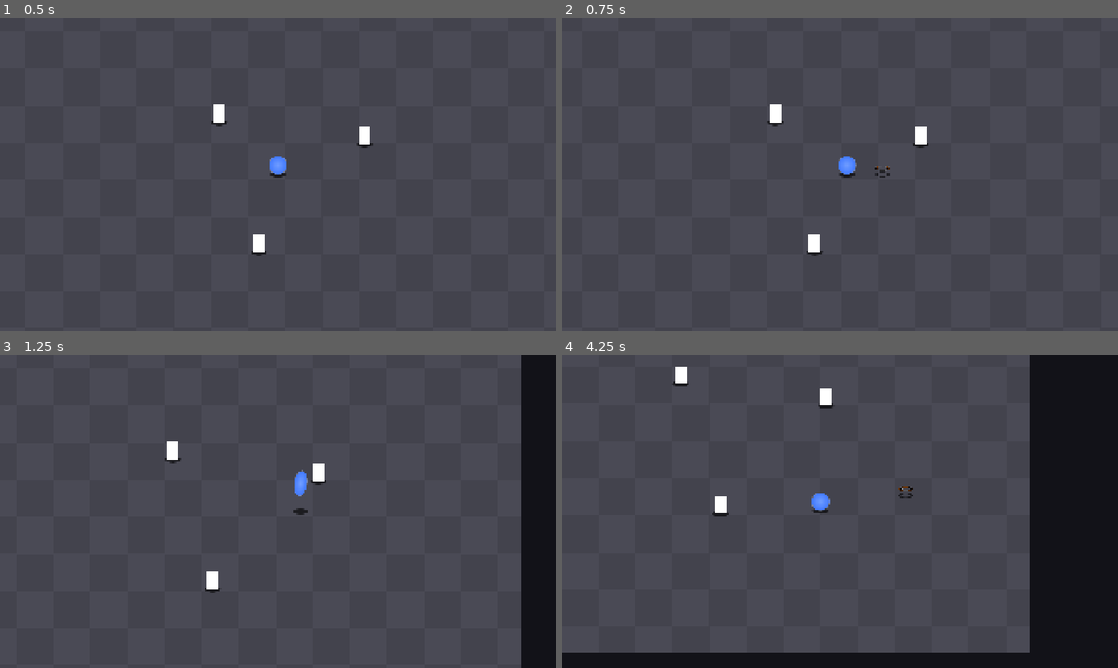
Above: before the commit, frames 1-4 (two rows, left to right).
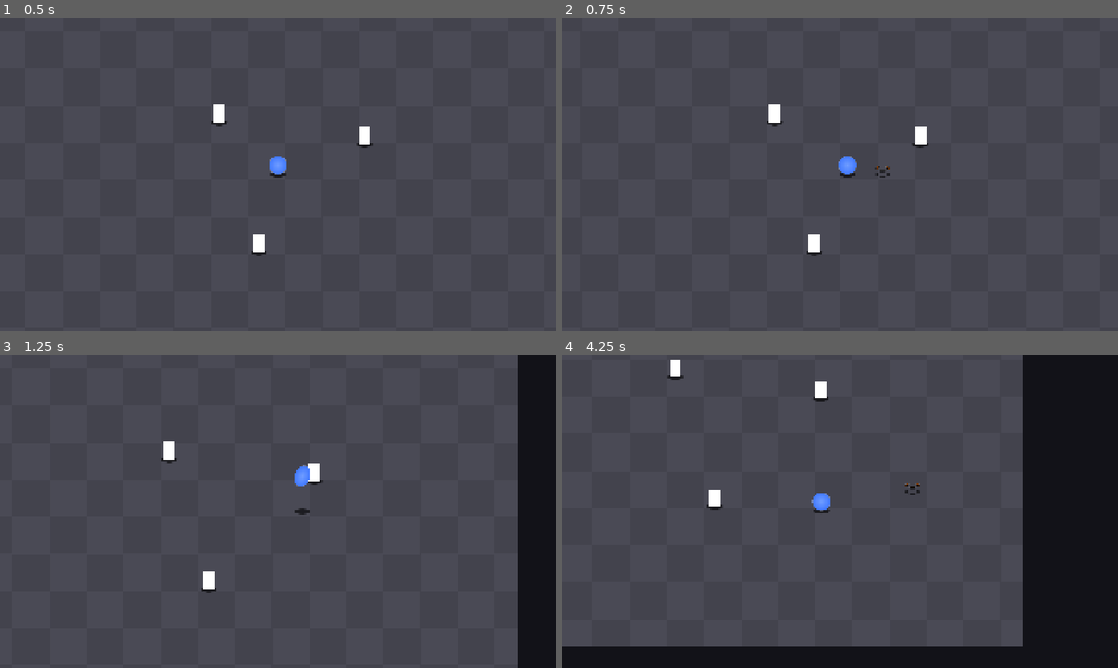
Above: after the commit, the same moments.

Repository: Lucarni-Lucas/entrega-boss-lucarni-lucas
Game: Godot game, scene res://scenes/arena.tscn
Two runs of this game, one before a commit and one after it. Both use one fixed random seed, a clock stepped at 60 frames per second and the inputs below.
Inputs:
- Up to frame 1 (0.5 s): no input
- Up to frame 2 (0.75 s): tap Enter at 0.5 s; hold D (mover_derecha) from 0.53 s (still down); tap Z (boomerang) at 0.6 s
- Up to frame 3 (1.25 s): keep holding D (mover_derecha); tap X (dive) at 0.8 s
- Up to frame 4 (4.25 s): release D (mover_derecha) at 1.28 s; hold S (mover_abajo) 1.28-2.03 s; tap X (dive) at 1.35, 3.8 s; tap Space (ground_pound) at 1.55, 2.1 s; hold D (mover_derecha) 2.03-2.78 s; tap C (slash) at 2.3, 2.85 s; hold W (mover_arriba) 2.78-3.53 s; tap Z (boomerang) at 3.05, 3.6 s; hold A (mover_izquierda) from 3.53 s (still down)

Frame 1 is identical in both runs. In frame 2, less than 0.1% of the frame differs, in the area x 36-64%, y 27-75%; in frame 3, 1.1%; in frame 4, 3.6%, in the area x 0-85%, y 0-96%.

Commit message:
abstraigo funcionalidades a clase abstracta verboExclusivo

Diff:
--- a/entrega-boss-lucarni-lucas/scenes/boomerang/boomerang.gd
+++ b/entrega-boss-lucarni-lucas/scenes/boomerang/boomerang.gd
@@ -27,23 +27,7 @@
 @onready var _destello: Sprite2D = $Sprite/Destello
 @onready var _destello2: Sprite2D = $Sprite/Destello2
 @onready var _detector: Area2D = $DetectorJugador
-
-
-func _ready() -> void:
-	body_entered.connect(_on_body_entered)
-
-
-func _on_body_entered(cuerpo: Node2D) -> void:
-	if _fase == Fase.IDA:
-		_cambiar_fase(Fase.FLOTANDO)
-
-
-func lanzar(duenio: Player, direccion: Vector2) -> void:
-	_duenio = duenio
-	params = duenio.params
-	_direccion = direccion
-	z = duenio.z
-	global_position = duenio.global_position
+@onready var _offset_sprite: Vector2 = _sprite.position
 
 
 func _physics_process(delta: float) -> void:
@@ -55,11 +39,23 @@
 		Fase.VUELTA:
 			_volver(delta)
 	_angulo += giro * delta
-	_destello.z_index = -1 if sin(_angulo) < 0.0 else 1
 	_ubicar_destello(_destello, _angulo)
 	_ubicar_destello(_destello2, _angulo + PI)
-	_sprite.position.y = -z - 16
+	_sprite.position.y = _offset_sprite.y - z
 	_shadow.actualizar(z, params)
+
+
+func _on_body_entered(_cuerpo: Node2D) -> void:
+	if _fase == Fase.IDA:
+		_cambiar_fase(Fase.FLOTANDO)
+
+
+func lanzar(duenio: Player, direccion: Vector2) -> void:
+	_duenio = duenio
+	params = duenio.params
+	_direccion = direccion
+	z = duenio.z
+	global_position = duenio.global_position
 
 
 func _avanzar(delta: float) -> void:
--- a/entrega-boss-lucarni-lucas/scenes/boomerang/boomerang.tscn
+++ b/entrega-boss-lucarni-lucas/scenes/boomerang/boomerang.tscn
@@ -90,6 +90,7 @@
 script = ExtResource("2_38jis")
 
 [node name="Sprite" type="Node2D" parent="." unique_id=1640168229]
+position = Vector2(0, -16)
 
 [node name="Chispas" type="GPUParticles2D" parent="Sprite" unique_id=1518386694]
 position = Vector2(0, -6)
@@ -113,3 +114,5 @@
 
 [node name="CollisionPolygon2D" type="CollisionPolygon2D" parent="Hitbox" unique_id=394508236]
 polygon = PackedVector2Array(0, 24, 0, 24, 0, 24)
+
+[connection signal="body_entered" from="." to="." method="_on_body_entered"]
--- a/entrega-boss-lucarni-lucas/scenes/player/boomerang.gd
+++ b/entrega-boss-lucarni-lucas/scenes/player/boomerang.gd
@@ -1,13 +1,18 @@
-extends Node
+extends VerboExclusivo
 
 signal lanzo
 
-const estado := Player.Estado.THROW
-const _ESCENA := preload("res://scenes/boomerang/boomerang.tscn")
+
 const _INTERRUMPIBLES := [Player.Estado.GROUND_POUND, Player.Estado.DIVE]
+
+@export var _ESCENA: PackedScene
 
 var _tiempo_recuperacion := 0.0
 var _proyectil: Boomerang
+
+
+func estado() -> Player.Estado:
+	return Player.Estado.THROW
 
 
 func procesar_fisica(player: Player, delta: float) -> void:
@@ -29,8 +34,8 @@
 	return player.tiene_boomerang
 
 
-func puede_interrumpir(otro: Node) -> bool:
-	return otro.estado in _INTERRUMPIBLES
+func puede_interrumpir(otro: VerboExclusivo) -> bool:
+	return otro.estado() in _INTERRUMPIBLES
 
 
 func activar(player: Player) -> void:
--- a/entrega-boss-lucarni-lucas/scenes/player/dive.gd
+++ b/entrega-boss-lucarni-lucas/scenes/player/dive.gd
@@ -1,11 +1,14 @@
-extends Node
+extends VerboExclusivo
 
 signal termino(posicion: Vector2)
 
-const estado := Player.Estado.DIVE
 const _INTERRUMPIBLES := [Player.Estado.GROUND_POUND, Player.Estado.THROW]
 
 var _direccion := Vector2.ZERO
+
+
+func estado() -> Player.Estado:
+	return Player.Estado.DIVE
 
 
 func procesar_fisica(player: Player, _delta: float) -> void:
@@ -19,12 +22,8 @@
 	return [Player.Estado.EN_AIRE, Player.Estado.GROUND_POUND, Player.Estado.THROW]
 
 
-func esta_disponible(_player: Player) -> bool:
-	return true
-
-
-func puede_interrumpir(otro: Node) -> bool:
-	return otro.estado in _INTERRUMPIBLES
+func puede_interrumpir(otro: VerboExclusivo) -> bool:
+	return otro.estado() in _INTERRUMPIBLES
 
 
 func activar(player: Player) -> void:
--- a/entrega-boss-lucarni-lucas/scenes/player/ground_pound.gd
+++ b/entrega-boss-lucarni-lucas/scenes/player/ground_pound.gd
@@ -1,9 +1,7 @@
-extends Node2D
+extends VerboExclusivo
 
 signal anticipo
 signal impacto(posicion: Vector2, altura_inicial: float)
-
-const estado := Player.Estado.GROUND_POUND
 
 var _tiempo_anticipacion := 0.0
 var _tiempo_hitbox := 0.0
@@ -11,6 +9,10 @@
 
 @onready var _hitbox: Hitbox = $Hitbox
 @onready var _poligono: CollisionPolygon2D = $Hitbox/CollisionPolygon2D
+
+
+func estado() -> Player.Estado:
+	return Player.Estado.GROUND_POUND
 
 
 func procesar_fisica(player: Player, delta: float) -> void:
@@ -27,10 +29,6 @@
 
 func esta_disponible(player: Player) -> bool:
 	return player.z >= player.params.gp_altura_minima
-
-
-func puede_interrumpir(_otro: Node) -> bool:
-	return false
 
 
 func activar(player: Player) -> void:
--- a/entrega-boss-lucarni-lucas/scenes/player/jump.gd
+++ b/entrega-boss-lucarni-lucas/scenes/player/jump.gd
@@ -4,8 +4,10 @@
 
 var _tiempo_buffer := 0.0
 
+
 func procesar_fisica(player: Player, delta: float) -> void:
 	_tiempo_buffer = maxf(_tiempo_buffer - delta, 0.0)
+	## Por encima de esa altura la tecla compartida es ground pound, no salto.
 	if Input.is_action_just_pressed("saltar") and player.z < player.params.gp_altura_minima:
 		_tiempo_buffer = player.params.salto_buffer
 
--- a/entrega-boss-lucarni-lucas/scenes/player/player.gd
+++ b/entrega-boss-lucarni-lucas/scenes/player/player.gd
@@ -13,7 +13,7 @@
 ## Positiva sube, negativa baja.
 var velocidad_z := 0.0
 var tiene_boomerang := true
-var verbo_activo: Node = null
+var verbo_activo: VerboExclusivo = null
 var escala_gravedad := 1.0
 
 @onready var _walk := $Walk
@@ -27,10 +27,8 @@
 
 
 func _ready() -> void:
-	aterrizo.connect(_on_aterrizo)
 	_ground_pound.anticipo.connect(_on_anticipo_gp)
 	_ground_pound.impacto.connect(_on_impacto_gp)
-	reboto.connect(_on_reboto)
 
 
 func _physics_process(delta: float) -> void:
@@ -72,11 +70,11 @@
 
 func estado_actual() -> Estado:
 	if verbo_activo != null:
-		return verbo_activo.estado
+		return verbo_activo.estado()
 	return Estado.EN_SUELO if esta_en_suelo() else Estado.EN_AIRE
 
 
-func intentar_activar(verbo: Node) -> bool:
+func intentar_activar(verbo: VerboExclusivo) -> bool:
 	if not verbo.estados_validos().has(estado_actual()):
 		return false
 	if not verbo.esta_disponible(self):
@@ -90,7 +88,7 @@
 	return true
 
 
-func liberar_verbo(verbo: Node) -> void:
+func liberar_verbo(verbo: VerboExclusivo) -> void:
 	if verbo_activo == verbo:
 		verbo_activo = null
 
--- a/entrega-boss-lucarni-lucas/scenes/player/player.tscn
+++ b/entrega-boss-lucarni-lucas/scenes/player/player.tscn
@@ -11,6 +11,7 @@
 [ext_resource type="Script" uid="uid://k8n1pu7q2iwu" path="res://scenes/player/slash.gd" id="7_qek5x"]
 [ext_resource type="Script" uid="uid://15u2qppeefqe" path="res://scenes/player/dive.gd" id="9_h17s1"]
 [ext_resource type="Script" uid="uid://bsiwgjcw1wblq" path="res://scenes/player/boomerang.gd" id="10_je7p5"]
+[ext_resource type="PackedScene" uid="uid://miq6aanimbvg" path="res://scenes/boomerang/boomerang.tscn" id="12_fm80t"]
 
 [sub_resource type="CircleShape2D" id="CircleShape2D_xrivr"]
 radius = 1.0
@@ -86,21 +87,6 @@
 [node name="Jump" type="Node" parent="." unique_id=1766960256]
 script = ExtResource("5_p47bc")
 
-[node name="GroundPound" type="Node2D" parent="." unique_id=851043009]
-script = ExtResource("7_5gtgg")
-
-[node name="Hitbox" parent="GroundPound" unique_id=1321716141 instance=ExtResource("7_0owmy")]
-collision_mask = 4
-
-[node name="CollisionPolygon2D" type="CollisionPolygon2D" parent="GroundPound/Hitbox" unique_id=1392616015]
-polygon = PackedVector2Array(0, 32, 0, 32, 0, 32)
-
-[node name="Dive" type="Node" parent="." unique_id=1097185342]
-script = ExtResource("9_h17s1")
-
-[node name="Boomerang" type="Node" parent="." unique_id=1852323145]
-script = ExtResource("10_je7p5")
-
 [node name="Slash" type="Node2D" parent="." unique_id=216322306]
 script = ExtResource("7_qek5x")
 
@@ -125,3 +111,22 @@
 
 [node name="Filo" type="Sprite2D" parent="Slash/Efecto" unique_id=1752235786]
 texture = SubResource("GradientTexture2D_qek5x")
+
+[node name="GroundPound" type="Node2D" parent="." unique_id=851043009]
+script = ExtResource("7_5gtgg")
+
+[node name="Hitbox" parent="GroundPound" unique_id=1321716141 instance=ExtResource("7_0owmy")]
+collision_mask = 4
+
+[node name="CollisionPolygon2D" type="CollisionPolygon2D" parent="GroundPound/Hitbox" unique_id=1392616015]
+polygon = PackedVector2Array(0, 32, 0, 32, 0, 32)
+
+[node name="Dive" type="Node2D" parent="." unique_id=1097185342]
+script = ExtResource("9_h17s1")
+
+[node name="Boomerang" type="Node2D" parent="." unique_id=1852323145]
+script = ExtResource("10_je7p5")
+_ESCENA = ExtResource("12_fm80t")
+
+[connection signal="aterrizo" from="." to="." method="_on_aterrizo"]
+[connection signal="reboto" from="." to="." method="_on_reboto"]
--- a/entrega-boss-lucarni-lucas/scenes/player/shadow.gd
+++ b/entrega-boss-lucarni-lucas/scenes/player/shadow.gd
@@ -1,4 +1,5 @@
 extends Sprite2D
+
 
 func actualizar(z: float, params: PlayerParams) -> void:
 	var altura_relativa := clampf(z / params.sombra_altura_max, 0.0, 1.0)
--- a/entrega-boss-lucarni-lucas/scenes/player/slash.gd
+++ b/entrega-boss-lucarni-lucas/scenes/player/slash.gd
@@ -86,7 +86,7 @@
 	var direccion_punto := Vector2.from_angle(angulo)
 	_filo.position = direccion_punto * player.params.slash_radio_efecto
 	_filo.rotation = angulo
-	_estela.add_point(direccion_punto * (player.params.slash_radio_efecto + _mitad_filo - (_estela.get_width()/2) ))
+	_estela.add_point(direccion_punto * (player.params.slash_radio_efecto + _mitad_filo - _estela.width / 2.0))
 	## Mitad de atrás del arco: se dibuja detrás del blob.
 	_efecto.z_index = 0 if direccion_punto.y >= 0.0 else -1
 
--- a/entrega-boss-lucarni-lucas/scenes/player/sprite.gd
+++ b/entrega-boss-lucarni-lucas/scenes/player/sprite.gd
@@ -4,6 +4,7 @@
 
 @onready var _estiramiento := $Estiramiento
 @onready var _visual := $Estiramiento/Visual
+
 
 func deformar(escala: Vector2, duracion_ida: float, duracion_vuelta: float) -> void:
 	if _tween:
@@ -12,6 +13,7 @@
 	_tween.tween_property(self, "scale", escala, duracion_ida)
 	_tween.tween_property(self, "scale", Vector2.ONE, duracion_vuelta).set_trans(Tween.TRANS_BACK).set_ease(Tween.EASE_OUT)
 
+
 func estirar_segun_velocidad(velocidad: Vector2, params: PlayerParams) -> void:
 	var factor := minf(1.0 + velocidad.length() * params.anim_estiramiento_factor, params.anim_estiramiento_max)
 	_estiramiento.rotation = velocidad.angle()
--- a/entrega-boss-lucarni-lucas/scripts/player_params.gd
+++ b/entrega-boss-lucarni-lucas/scripts/player_params.gd
@@ -22,7 +22,7 @@
 @export_range(0, 0.5, 0.01, "suffix:s") var anim_rebote_vuelta: float = 0.2
 
 @export_group("Caminar")
-@export_range(0, 1000, 10, "suffix:px/s") var velocidad: float = 420.0
+@export_range(0, 1000, 1, "suffix:px/s") var velocidad: float = 449.0
 
 @export_group("Salto")
 @export_range(0, 3000, 10, "suffix:px/s") var fuerza_salto: float = 1300.0
@@ -67,7 +67,7 @@
 @export_range(0, 1000, 10, "suffix:px") var boomerang_distancia: float = 190.0
 @export_range(0, 5, 0.1, "suffix:s") var boomerang_duracion: float = 1.2
 @export_range(0, 3000, 10, "suffix:px/s") var boomerang_velocidad_vuelta: float = 1400.0
-@export_range(0, 1, 0.01, "suffix:s") var throw_duracion: float = 0.15
+@export_range(0, 1, 0.01, "suffix:s") var throw_duracion: float = 0.23
 @export_range(0, 1, 0.05) var throw_factor_velocidad: float = 0.2
 @export_range(0, 1, 0.05) var throw_escala_gravedad: float = 0.0
 @export_range(0, 200, 5, "suffix:px") var boomerang_alto: float = 24.0
--- /dev/null
+++ b/entrega-boss-lucarni-lucas/scripts/verbo_exclusivo.gd
@@ -0,0 +1,31 @@
+@abstract
+extends Node2D
+class_name VerboExclusivo
+
+
+@abstract
+func estado() -> Player.Estado
+
+
+@abstract
+func estados_validos() -> Array
+
+
+@abstract
+func activar(player: Player) -> void
+
+
+@abstract
+func procesar_fisica(player: Player, delta: float) -> void
+
+
+func cancelar(_player: Player) -> void:
+	pass
+
+
+func esta_disponible(_player: Player) -> bool:
+	return true
+
+
+func puede_interrumpir(_otro: VerboExclusivo) -> bool:
+	return false
Not shown, added: entrega-boss-lucarni-lucas/scripts/verbo_exclusivo.gd.uid
